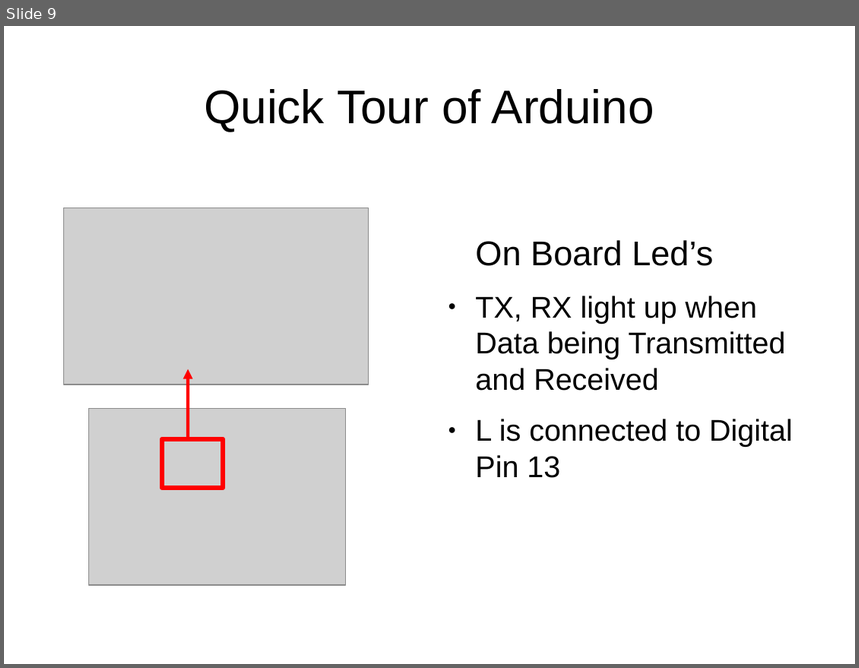
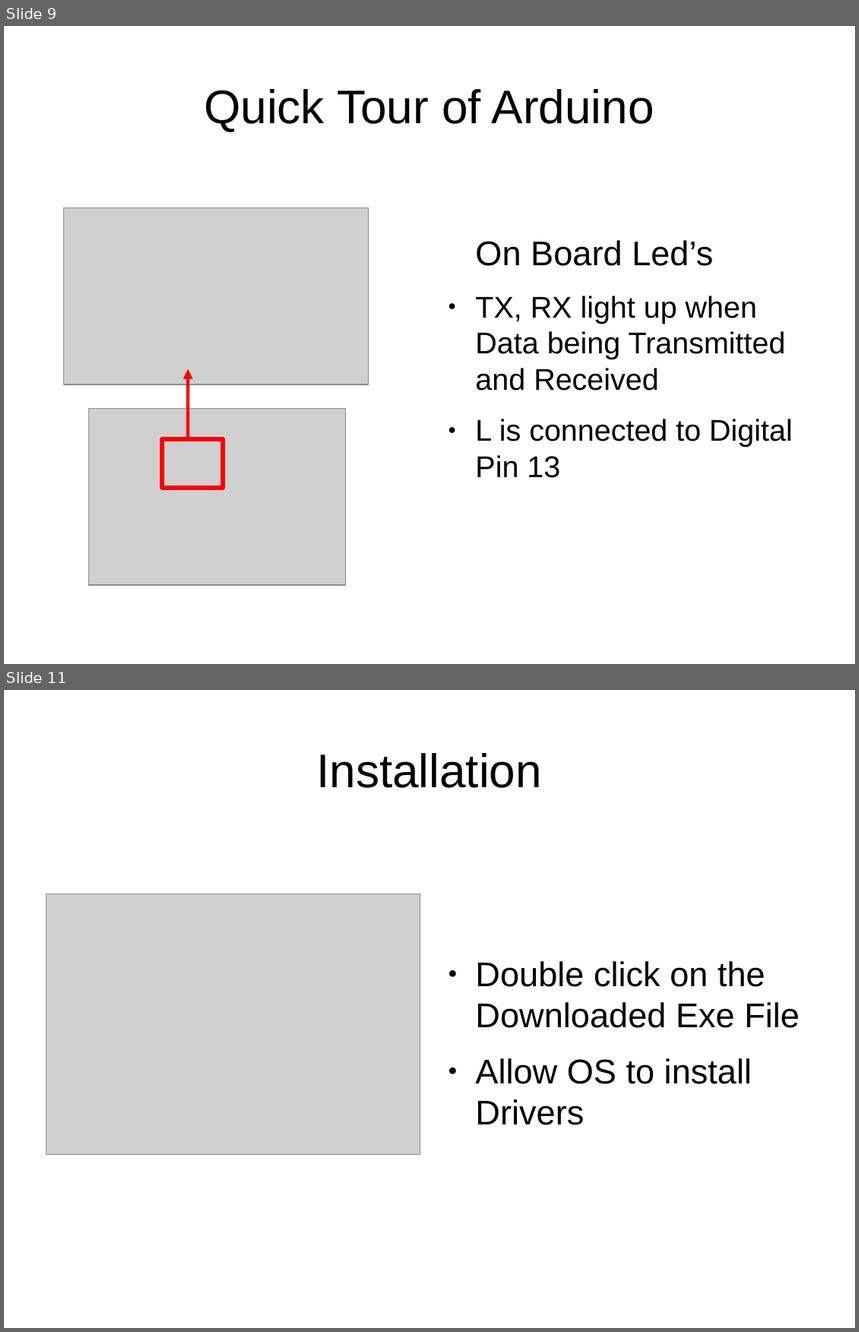
Before and after one commit to dhayanithivijayan/LearnIt, a slide deck: Arduino/Module_1.odp. Shown one above the other, each under a label of ours: slide 9 before the commit, slides 9 and 11 after it; the slides between them are not shown. The pictures are 859x668 and 859x1332 pixels, drawn with LibreOffice and Linux fonts; fonts in the diff are those of the drawing; grey boxes stand for pictures. Boxes give left, top, right and bottom in pixels: in the first picture for what was removed or moved away, otherwise in the second. Text is boxed around its words. In the diff, an @@ line names an element or a change of style, - is before the commit and + after.

Commit message:
completed installation and working on BlinkIt

```diff
--- a/Arduino/Module_1.odp
+++ b/Arduino/Module_1.odp
@@ slide 11 added at [4,690,855,1328], background #FFFFFF @@
@@ title added at [316,753,542,788], 44 pt, text #000000 @@
+Installation
@@ picture added at [47,894,420,1155] @@
@@ text added at [475,961,800,1125], 32 pt, text #000000 @@
+● Double click on the Downloaded Exe File
+● Allow OS to install Drivers
```
Also in this commit, not shown: 1 slide changed, 1 other slide added, 10 other files.
